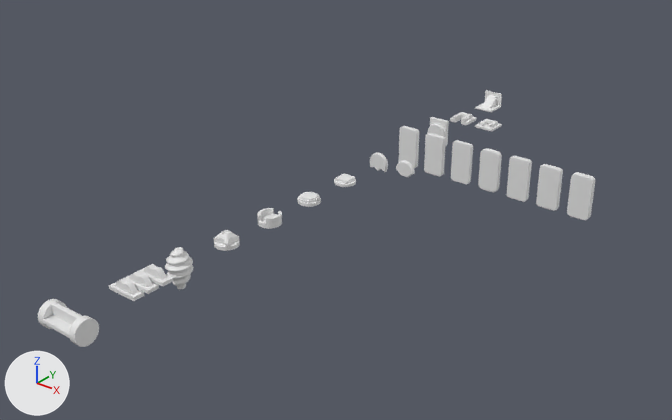
The Blender file MyModelChallenge.blend as it was, and as the next commit left it.
Both versions are drawn from a camera (50 mm lens) standing at (47.1, -30.1, 34.0) and looking at (1.7, 26.5, -1.1). Lighting does not change. The marker at lower left points along +X, +Y and +Z.

The scene before the commit, as lines of its bpy script (objects in view):
```python
ob_day01 = bpy.data.objects.new('Day01', me_plane)
ob_day01.location = (0.0, 55.0, 0.0)
ob_day02_1 = bpy.data.objects.new('Day02_1', me_cube_002)
ob_day02_1.location = (3.0, 50.0, 0.0)
ob_day02_1.rotation_euler = (0.0, 0.0, -1.571)  # degrees (0, 0, -90)
ob_day02_2 = bpy.data.objects.new('Day02_2', me_cube_003)
ob_day02_2.location = (0.0, 50.0, 0.0)
ob_day02_2.rotation_euler = (0.0, 0.0, -1.571)  # degrees (0, 0, -90)
ob_day02_2.scale = (1.0, 1.0, -1.93)
ob_day03_1 = bpy.data.objects.new('Day03_1', me_circle_002)
ob_day03_1.location = (0.07, 45.0, 0.0)
ob_day03_1.rotation_euler = (1.571, 0.0, 0.0)  # degrees (90, 0, 0)
ob_day04_1 = bpy.data.objects.new('Day04_1', me_plane_001)
ob_day04_1.location = (18.0, 40.0, 0.0)
ob_day04_1.rotation_euler = (1.571, 0.0, 0.0)  # degrees (90, 0, 0)
ob_day04_2 = bpy.data.objects.new('Day04_2', me_plane_002)
ob_day04_2.location = (15.0, 40.0, 0.0)
ob_day04_2.rotation_euler = (1.571, 0.0, 3.142)  # degrees (90, 0, 180)
ob_day04_3 = bpy.data.objects.new('Day04_3', me_plane_003)
ob_day04_3.location = (12.0, 40.0, 0.0)
ob_day04_3.rotation_euler = (1.571, 0.0, 3.142)  # degrees (90, 0, 180)
ob_day04_3.scale = (1.0, 1.0, 0.858)
ob_day04_6 = bpy.data.objects.new('Day04_6', me_plane_006)
ob_day04_6.location = (3.0, 40.0, 0.0)
ob_day04_6.rotation_euler = (1.571, 0.0, 0.0)  # degrees (90, 0, 0)
ob_day04_7 = bpy.data.objects.new('Day04_7', me_plane_007)
ob_day04_7.location = (0.0, 40.0, 0.0)
ob_day04_7.rotation_euler = (1.571, 0.0, 0.0)  # degrees (90, 0, 0)
# also in view: 'Day04_5' at (6.0, 40.0, 0.0); 'Day12_1' at (0.0, 0.0, 0.0); 'Day04_4' at (9.0, 40.0, 0.0); 'Cylinder' at (0.0, 10.0, -0.3); 'Day11_1' at (0.6, 5.9, 0.9)
```
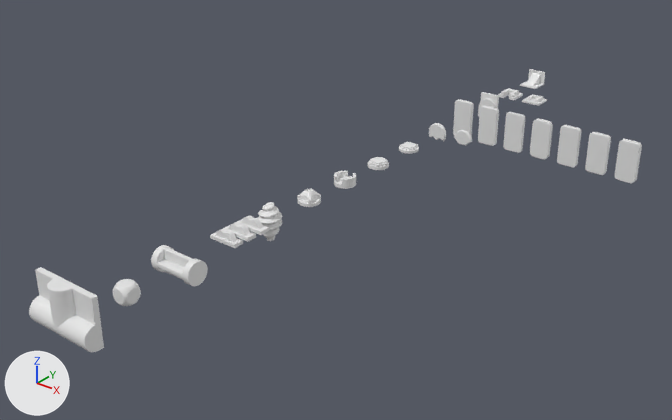
ob_day10_1 is not drawn itself; it is the parent of ob_cylinder.

The change, as a list of edits to the scene's bpy script:
```text
Add me_cylinder_002:
    me_cylinder_002.from_pydata(...)  # 212 vertices, 199 faces; spans x -3.0..1.0, y -1.0..0.47, z 0.0..3.0
    me_cylinder_002.polygons.foreach_set('use_smooth', [True] * 199)
Add me_roundcube_002:
    me_roundcube_002.from_pydata(...)  # 386 vertices, 384 faces; spans x -0.77..0.77, y -0.77..0.77, z -0.77..0.77
    me_roundcube_002.polygons.foreach_set('use_smooth', [True] * 384)
Change ob_day01:
    ob_day01.location: (0.0, 55.0, 0.0) -> (0.0, 65.0, 0.0)
Change ob_day02_1:
    ob_day02_1.location: (3.0, 50.0, 0.0) -> (3.0, 60.0, 0.0)
Change ob_day02_2:
    ob_day02_2.location: (0.0, 50.0, 0.0) -> (0.0, 60.0, 0.0)
Change ob_day03_1:
    ob_day03_1.location: (0.07, 45.0, 0.0) -> (0.07, 55.0, 0.0)
Change ob_day04_1:
    ob_day04_1.location: (18.0, 40.0, 0.0) -> (18.0, 50.0, 0.0)
Change ob_day04_7:
    ob_day04_7.location: (0.0, 40.0, 0.0) -> (0.0, 50.0, 0.0)
Change ob_day04_2:
    ob_day04_2.location: (15.0, 40.0, 0.0) -> (15.0, 50.0, 0.0)
Change ob_day04_3:
    ob_day04_3.location: (12.0, 40.0, 0.0) -> (12.0, 50.0, 0.0)
Change ob_day04_4:
    ob_day04_4.location: (9.0, 40.0, 0.0) -> (9.0, 50.0, 0.0)
Change ob_day04_5:
    ob_day04_5.location: (6.0, 40.0, 0.0) -> (6.0, 50.0, 0.0)
Change ob_day04_6:
    ob_day04_6.location: (3.0, 40.0, 0.0) -> (3.0, 50.0, 0.0)
Change ob_day05_1:
    ob_day05_1.location: (3.0, 35.0, 0.0) -> (3.0, 45.0, 0.0)
Change ob_day05_2:
    ob_day05_2.location: (0.0, 35.0, 0.0) -> (0.0, 45.0, 0.0)
Change ob_day07_1:
    ob_day07_1.location: (0.0, 25.0, 0.0) -> (0.0, 35.0, 0.0)
Change ob_day08_1:
    ob_day08_1.location: (0.0, 20.0, 0.0) -> (0.0, 30.0, 0.0)
Change ob_day09_1:
    ob_day09_1.location: (0.0, 15.0, 0.0) -> (0.0, 25.0, 0.0)
Change ob_day10_1:
    ob_day10_1.location: (0.0, 10.0, 0.0) -> (0.0, 20.0, 0.0)
Change ob_day11_1:
    ob_day11_1.location: (0.0, 5.0, 0.0) -> (0.0, 15.0, 0.0)
Change ob_day12_1:
    ob_day12_1.location: (0.0, 0.0, 0.0) -> (0.0, 10.0, 0.0)
Add ob_cylinder_001:
    ob_cylinder_001 = bpy.data.objects.new('Cylinder.001', me_cylinder_002)
    ob_cylinder_001.location = (0.0, 0.0, 0.0)
    ob_cylinder_001.rotation_euler = (0.0, 1.571, 0.0)  # degrees (0, 90, 0)
    _m = ob_cylinder_001.modifiers.new('Mirror', 'MIRROR')
    _m.use_axis = (False, False, True)
    _m.use_clip = True
    _m = ob_cylinder_001.modifiers.new('Subdivision', 'SUBSURF')
    _m.levels = 2
Add ob_day13_1:
    ob_day13_1 = bpy.data.objects.new('Day13_1', me_roundcube_002)
    ob_day13_1.location = (0.0, 5.0, 0.0)
    ob_day13_1.rotation_euler = (1.571, 0.0, 0.0)  # degrees (90, 0, 0)
    _m = ob_day13_1.modifiers.new('Subdivision', 'SUBSURF')
    _m.levels = 2
```

Boxes (x1, y1, x2, y2) around the edits, measured in the pictures (672 x 420 px):
'Cylinder.001', added
    after: (29, 267, 104, 352)
'Day12_1', moved
    before: (38, 299, 99, 347)
    after: (151, 245, 208, 286)
'Day11_1', moved
    before: (109, 264, 173, 301)
    after: (210, 215, 269, 248)
'Day04_1', moved
    before: (567, 172, 595, 220)
    after: (615, 139, 642, 183)
'Day04_2', moved
    before: (536, 164, 563, 211)
    after: (585, 132, 611, 175)
'Day04_3', moved
    before: (507, 156, 532, 202)
    after: (557, 125, 581, 168)
'Day04_4', moved
    before: (478, 148, 502, 192)
    after: (530, 118, 553, 160)
'Day04_5', moved
    before: (451, 140, 473, 184)
    after: (503, 112, 525, 153)
'Day04_6', moved
    before: (424, 133, 446, 177)
    after: (478, 105, 499, 146)
'Cylinder', moved
    before: (165, 247, 193, 289)
    after: (258, 202, 282, 241)
'Day04_7', moved
    before: (399, 126, 419, 169)
    after: (453, 99, 474, 137)
'Day09_1', moved
    before: (214, 230, 240, 251)
    after: (297, 189, 321, 207)
'Day08_1', moved
    before: (257, 208, 282, 229)
    after: (334, 171, 356, 189)
'Day01', moved
    before: (475, 90, 502, 112)
    after: (520, 69, 545, 89)
'Day13_1', added
    after: (113, 279, 141, 306)
'Day03_1', moved
    before: (427, 117, 449, 146)
    after: (478, 92, 499, 116)
'Day07_1', moved
    before: (298, 192, 321, 207)
    after: (368, 157, 389, 170)
'Day05_2', moved
    before: (370, 152, 388, 172)
    after: (429, 123, 446, 141)
'Day05_1', moved
    before: (396, 160, 415, 177)
    after: (454, 130, 472, 146)
'Day02_2', moved
    before: (450, 112, 477, 125)
    after: (498, 88, 523, 100)
'Day02_1', moved
    before: (475, 119, 502, 131)
    after: (522, 94, 547, 106)
